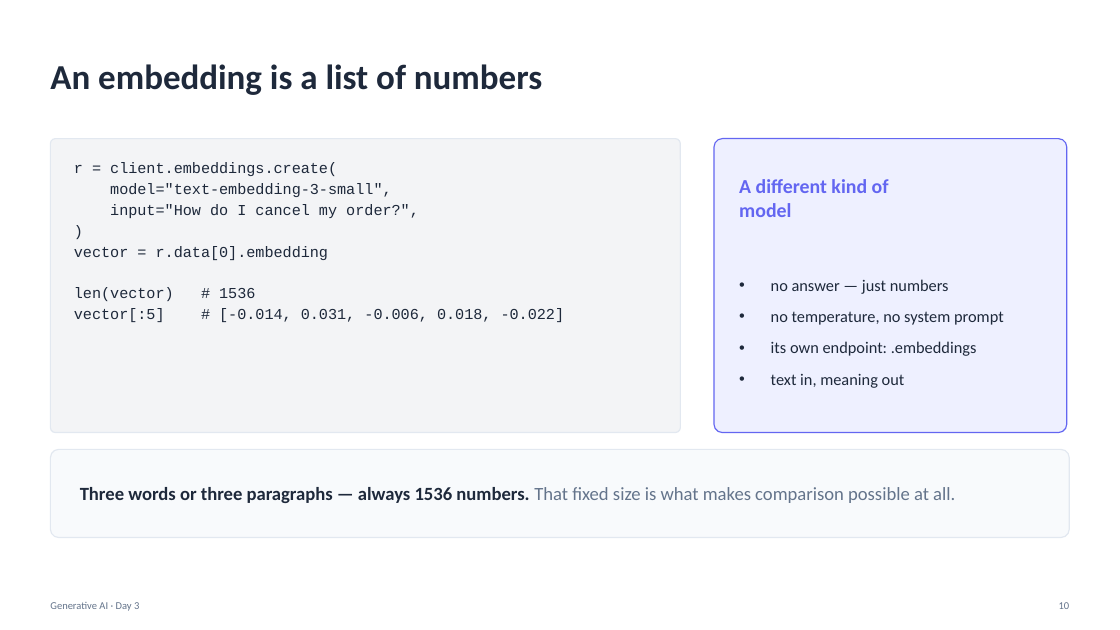
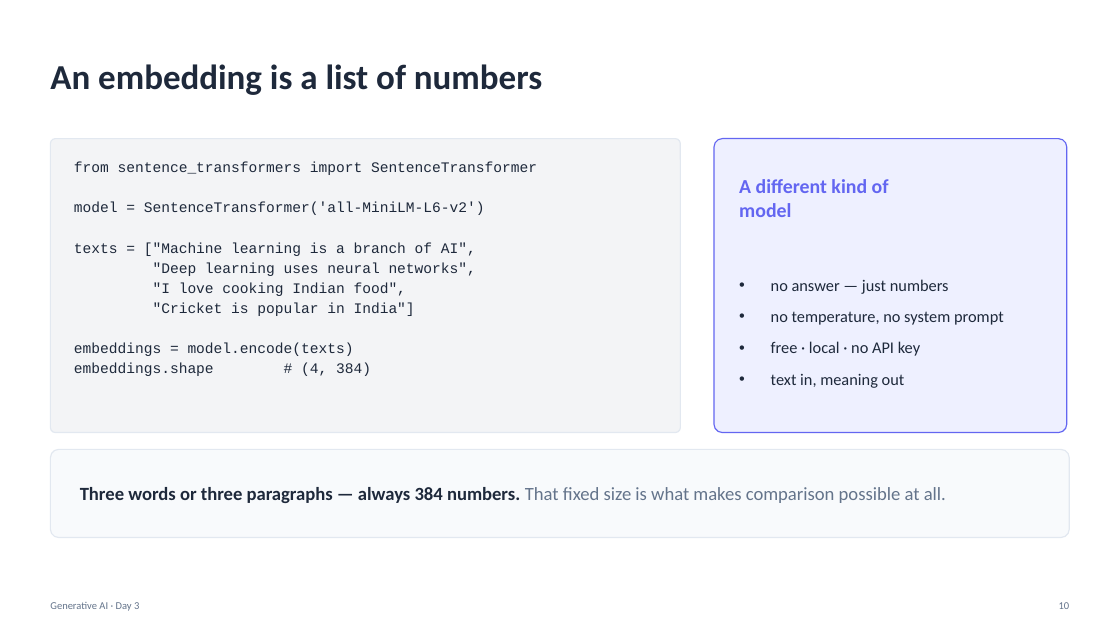
Before and after one commit to Poorit-Technologies/lpu-training, a slide deck: slide 10 of generative-ai/slides/Day03_GenAI.pptx. Drawn at 1120x630 pixels with LibreOffice and Linux fonts; fonts in the diff are those of the drawing. Boxes give left, top, right and bottom in pixels: in the first picture for what was removed or moved away, otherwise in the second. Text is boxed around its words. In the diff, an @@ line names an element or a change of style, - is before the commit and + after.

Commit message:
Rework Day 3 to the sentence-transformers + Chroma stack
Aligns the Day 3 code with the toolchain used elsewhere in our notebooks:

- embeddings via SentenceTransformer('all-MiniLM-L6-v2') instead of the
  OpenAI client, with LiteLLM text-embedding-3-small as a 384-vs-1536
  comparison rather than a dependency
- cosine similarity via sklearn's cosine_similarity matrix
- chunking via RecursiveCharacterTextSplitter, introduced by first
  showing a naive fixed-size split cut "CTO" in half
- the TechSolutions India company profile as the worked corpus
- RAG teaser through litellm.completion with temperature=0

Sections 2-4 and 6-8 now run with no API key at all.

```diff
--- a/generative-ai/slides/Day03_GenAI.pptx
+++ b/generative-ai/slides/Day03_GenAI.pptx
@@ text at (74, 161, 537, 376): text changed; size 13 to 12.5 pt @@
-r = client.embeddings.create(
-model="text-embedding-3-small",
-input="How do I cancel my order?",
-)
-vector = r.data[0].embedding
-len(vector) # 1536
-vector[:5] # [-0.014, 0.031, -0.006, 0.018, -0.022]
+from sentence_transformers import SentenceTransformer
+model = SentenceTransformer('all-MiniLM-L6-v2')
+texts = ["Machine learning is a branch of AI",
+"Deep learning uses neural networks",
+"I love cooking Indian food",
+"Cricket is popular in India"]
+embeddings = model.encode(texts)
+embeddings.shape # (4, 384)
@@ text at (771, 341, 920, 356): text changed @@
-• its own endpoint: .embeddings
+• free · local · no API key
@@ text at (80, 487, 946, 503): text changed @@
-Three words or three paragraphs — always 1536 numbers. That fixed size is what makes comparison possible at all.
+Three words or three paragraphs — always 384 numbers. That fixed size is what makes comparison possible at all.
```
Also in this commit, not shown: 9 other slides changed, 2 other files.
